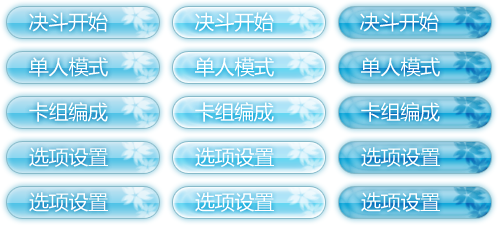
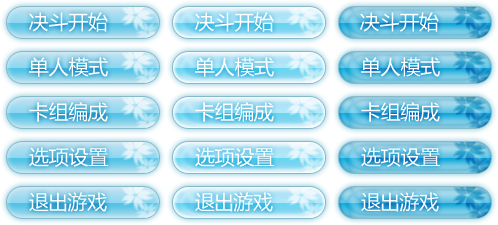
Two versions of the same layered image (498x225). Layer-by-layer changes:
renamed "选项设置" to "退出游戏", painted on it over [361, 192, 440, 212]
renamed "选项设置" to "退出游戏", painted on it over [195, 192, 274, 212]
renamed "选项设置" to "退出游戏", painted on it over [29, 192, 108, 212]
